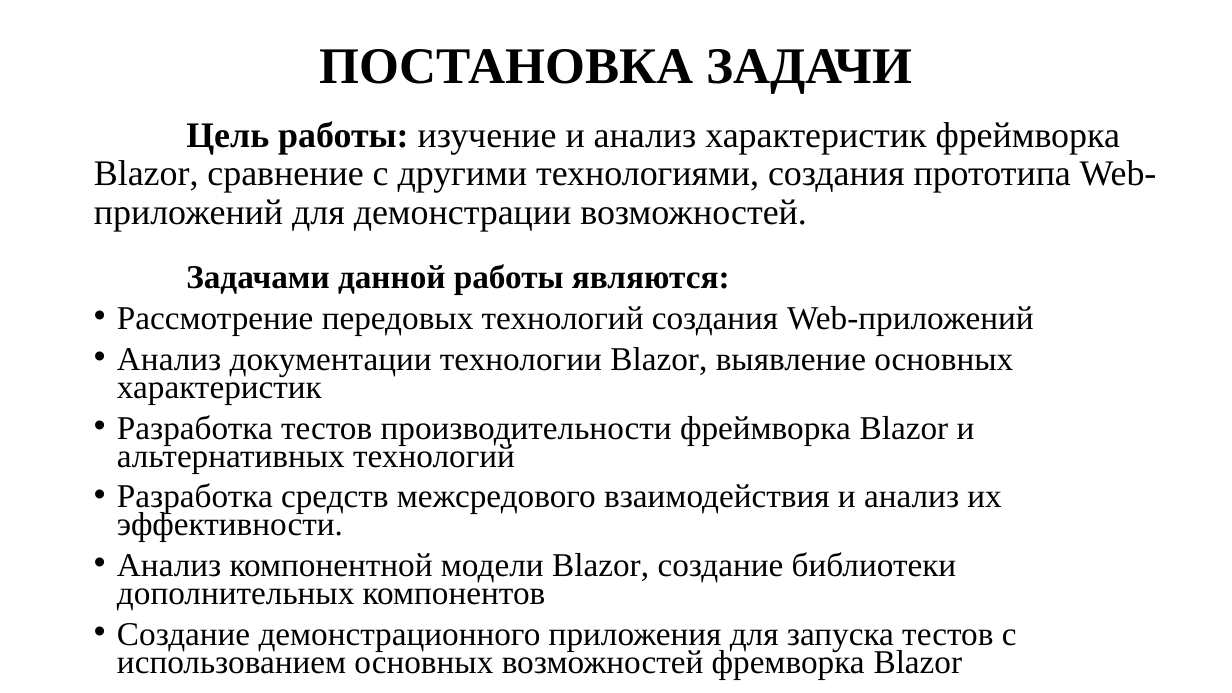
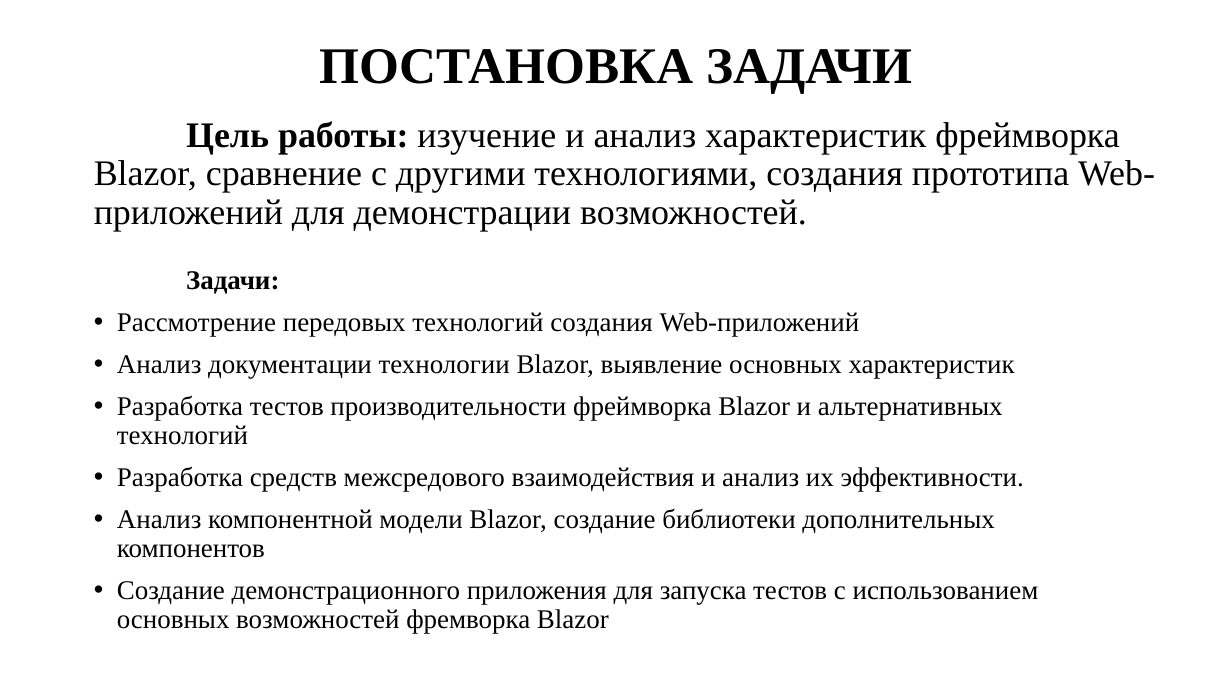
Before and after one commit to SWATOPLUS/il2wasm, a slide deck: slide 3 of report/Presentation.pptx. Drawn at 1232x693 pixels with LibreOffice and Linux fonts; fonts in the diff are those of the drawing. Boxes give left, top, right and bottom in pixels: in the first picture for what was removed or moved away, otherwise in the second. Text is boxed around its words. In the diff, an @@ line names an element or a change of style, - is before the commit and + after.

```diff
--- a/report/Presentation.pptx
+++ b/report/Presentation.pptx
@@ text at bbox=[186, 271, 279, 294]: text changed; size 25.9 to 21 pt @@
-Задачами данной работы являются:
+Задачи:
@@ text at bbox=[117, 312, 1039, 634]: size 25.9 to 21 pt; line spacing 0.7 to 0.9 @@
```
Also in this commit, not shown: 7 other slides changed.
